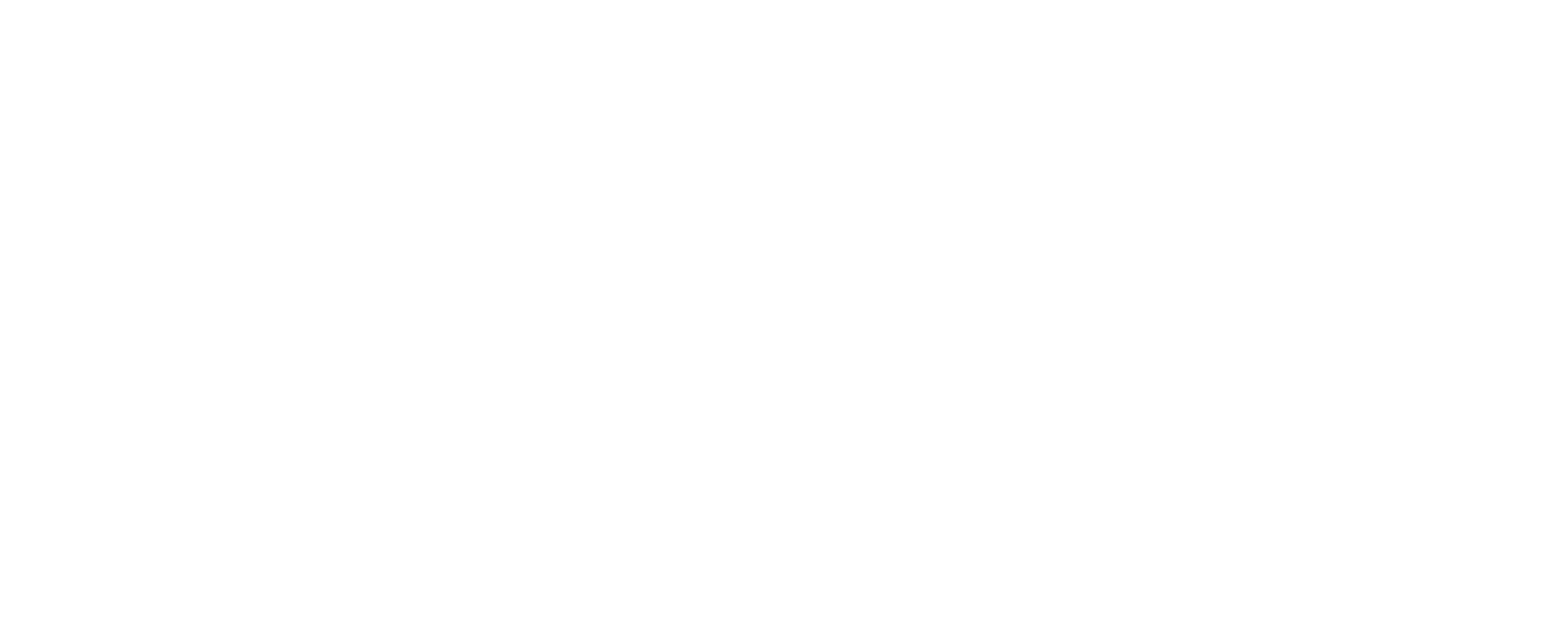
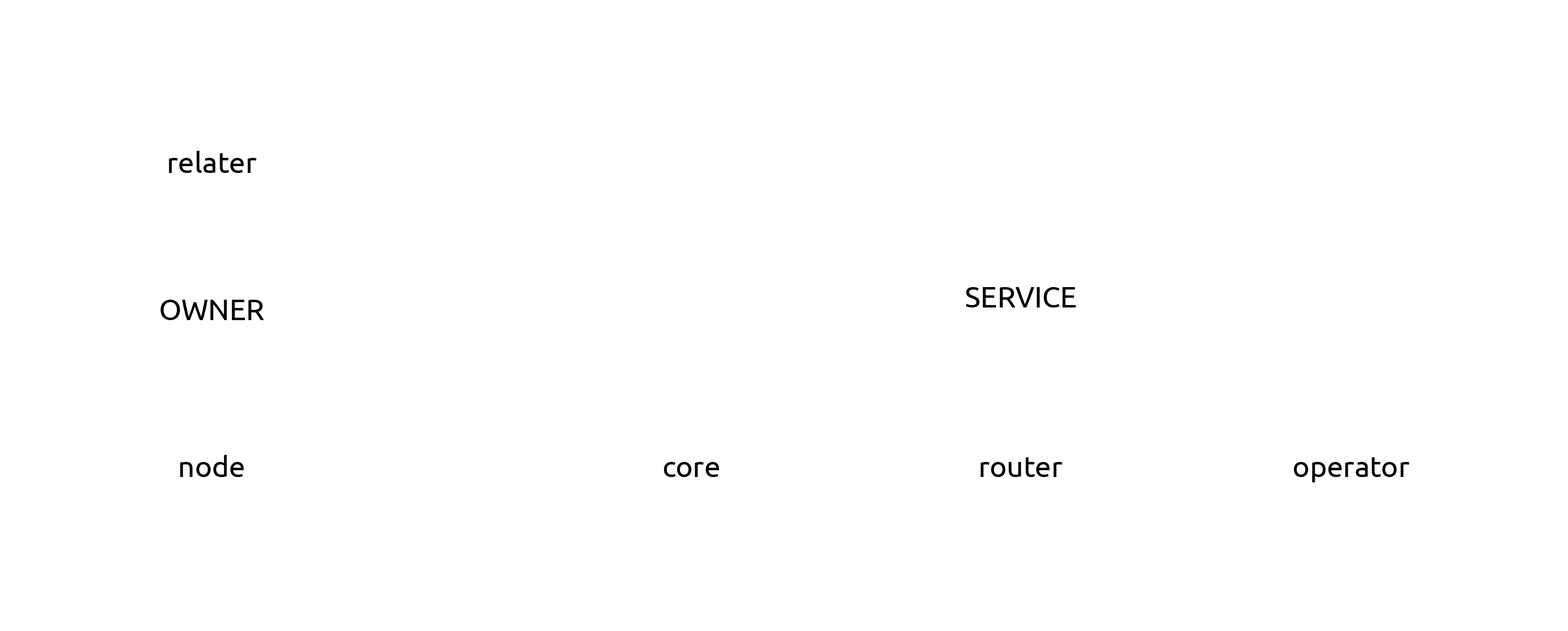
Before/after of a 1568 x 631 layered artwork. What changed in the layer stack:
painted on "operator" (2nd of 2, in "service" › "operator") over [1293, 457, 1410, 483]
painted on "router" (2nd of 2, in "service" › "router") over [980, 457, 1063, 478]
painted on "core" (2nd of 2, in "service" › "core") over [663, 462, 720, 478]
painted on "SERVICE" over [965, 287, 1077, 308]
painted on "relater" (2nd of 2, in "owner" › "relater") over [168, 150, 257, 174]
painted on "node" (2nd of 2, in "owner" › "node") over [179, 454, 244, 478]
painted on "OWNER" over [160, 299, 264, 321]
